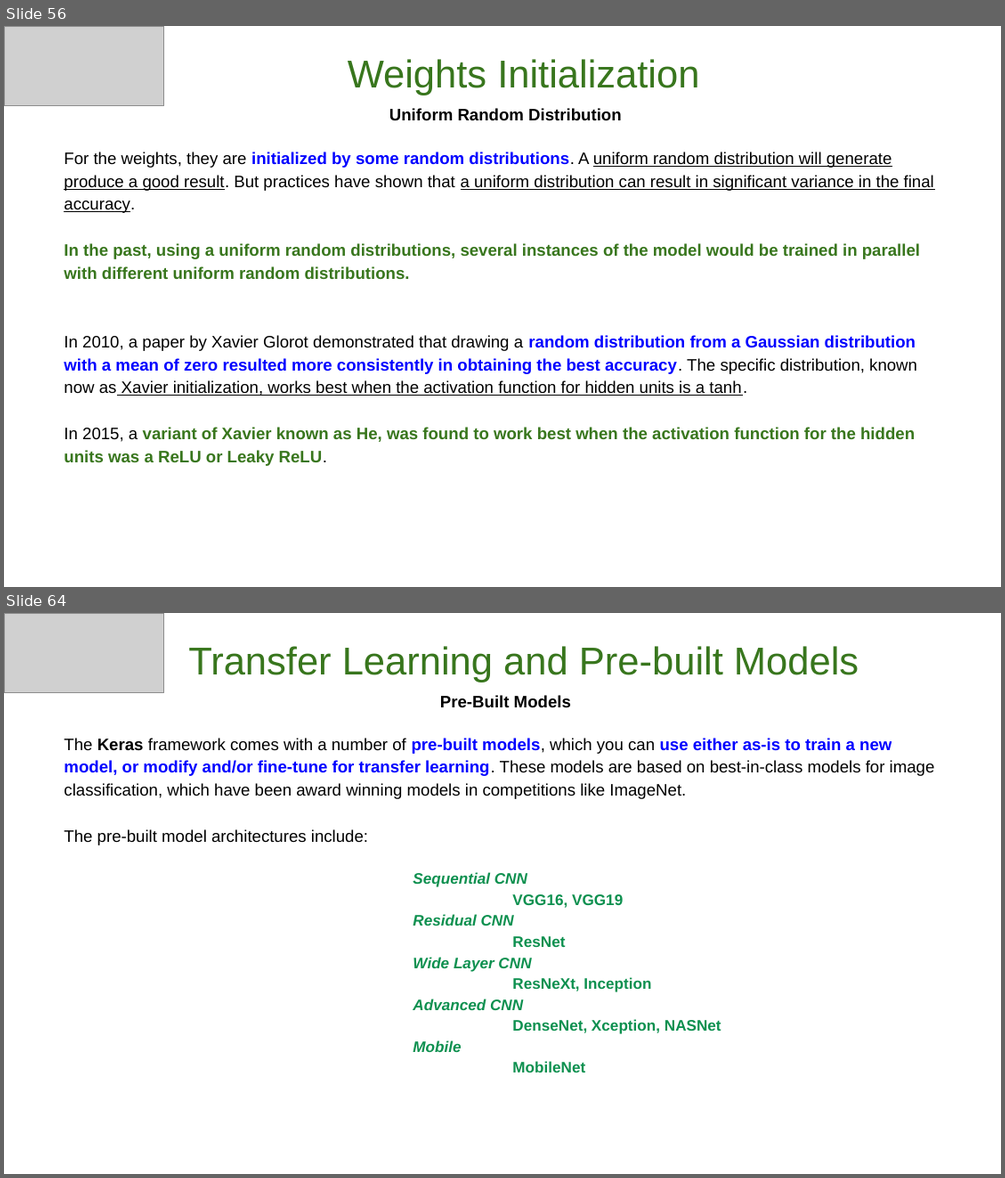
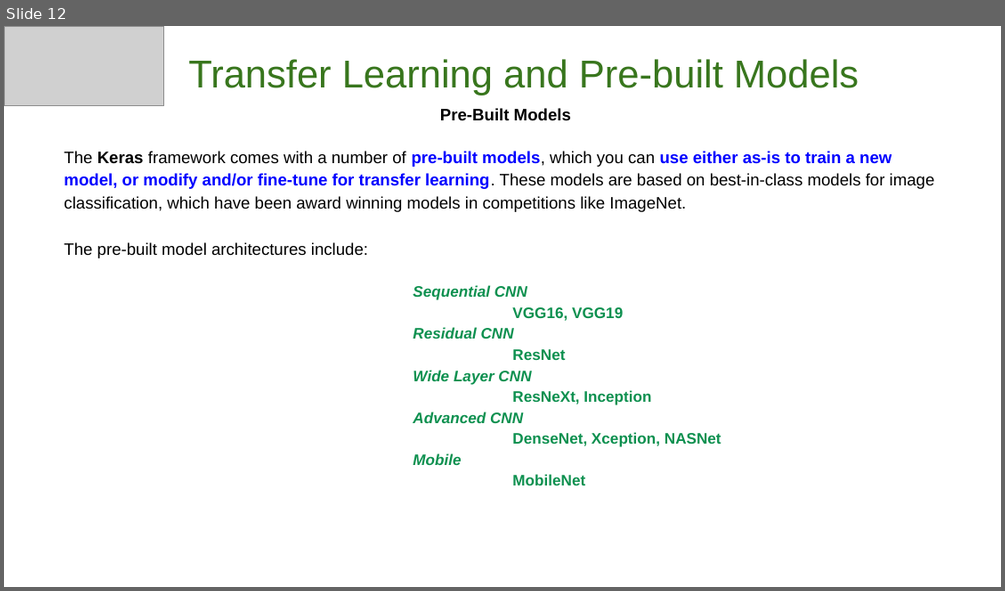
Before and after one commit to GoogleCloudPlatform/keras-idiomatic-programmer, a slide deck: workshops/The Idiomatic Programmer - Learning Keras - Workshop.pptx. Shown one above the other, each under a label of ours: slides 56 and 64 before the commit, slide 12 after it; the slides between them are not shown. The pictures are 1005x1178 and 1005x591 pixels, drawn with LibreOffice and Linux fonts; fonts in the diff are those of the drawing; grey boxes stand for pictures. Boxes give left, top, right and bottom in pixels: in the first picture for what was removed or moved away, otherwise in the second. Text is boxed around its words. In the diff, an @@ line names an element or a change of style, - is before the commit and + after.

```diff
--- a/workshops/The Idiomatic Programmer - Learning Keras - Workshop.pptx
+++ b/workshops/The Idiomatic Programmer - Learning Keras - Workshop.pptx
@@ slide 56 removed at (4, 26, 1001, 587), background #FFFFFF @@
@@ picture removed at (4, 26, 163, 106) @@
@@ subtitle removed at (348, 59, 699, 95) @@
-Weights Initialization
@@ text removed at (64, 108, 934, 466) @@
-Uniform Random Distribution
-For the weights, they are initialized by some random distributions. A uniform random distribution will generate produce a good result. But practices have shown that a uniform distribution can result in significant variance in the final accuracy.
-In the past, using a uniform random distributions, several instances of the model would be trained in parallel with different uniform random distributions.
-In 2010, a paper by Xavier Glorot demonstrated that drawing a random distribution from a Gaussian distribution with a mean of zero resulted more consistently in obtaining the best accuracy. The specific distribution, known now as Xavier initialization, works best when the activation function for hidden units is a tanh.
-In 2015, a variant of Xavier known as He, was found to work best when the activation function for the hidden units was a ReLU or Leaky ReLU.
@@ what was slide 64 is now slide 12 @@
```
Also in this commit, not shown: 51 other slides removed.
